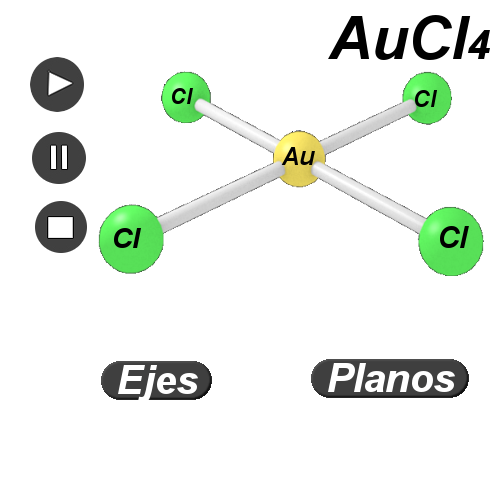
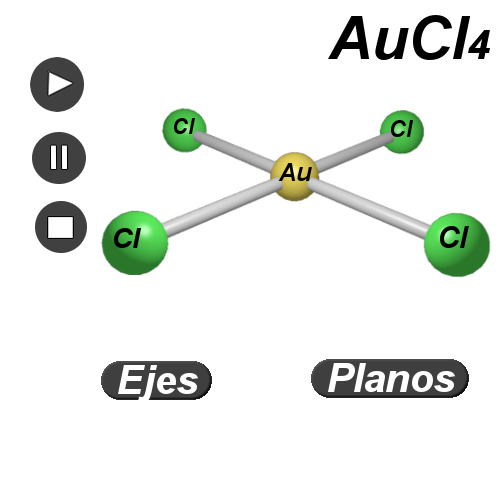
Revision of a layered (500, 500) image; what changed, layer by layer:
renamed "Au #4" to "Au", painted on it over (278, 147, 315, 181)
painted on "Cl #3" over (391, 90, 438, 137)
painted on "Cl" over (172, 88, 195, 134)
painted on "Marcador" over (98, 71, 491, 278)
